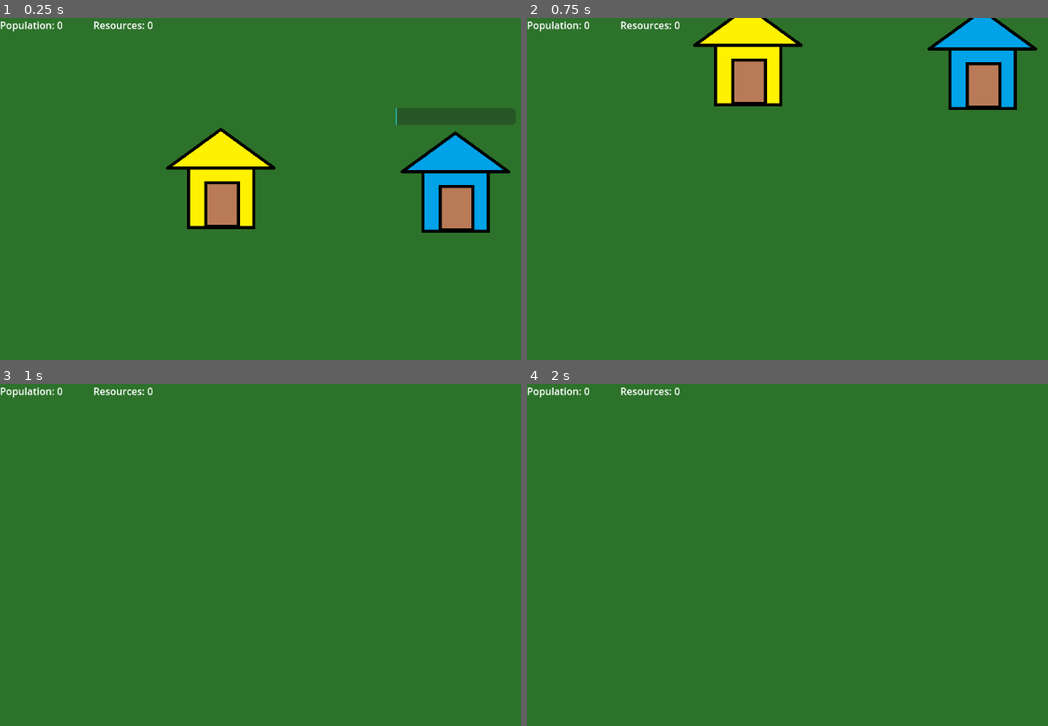
Above: before the commit, frames 1-4 (two rows, left to right).
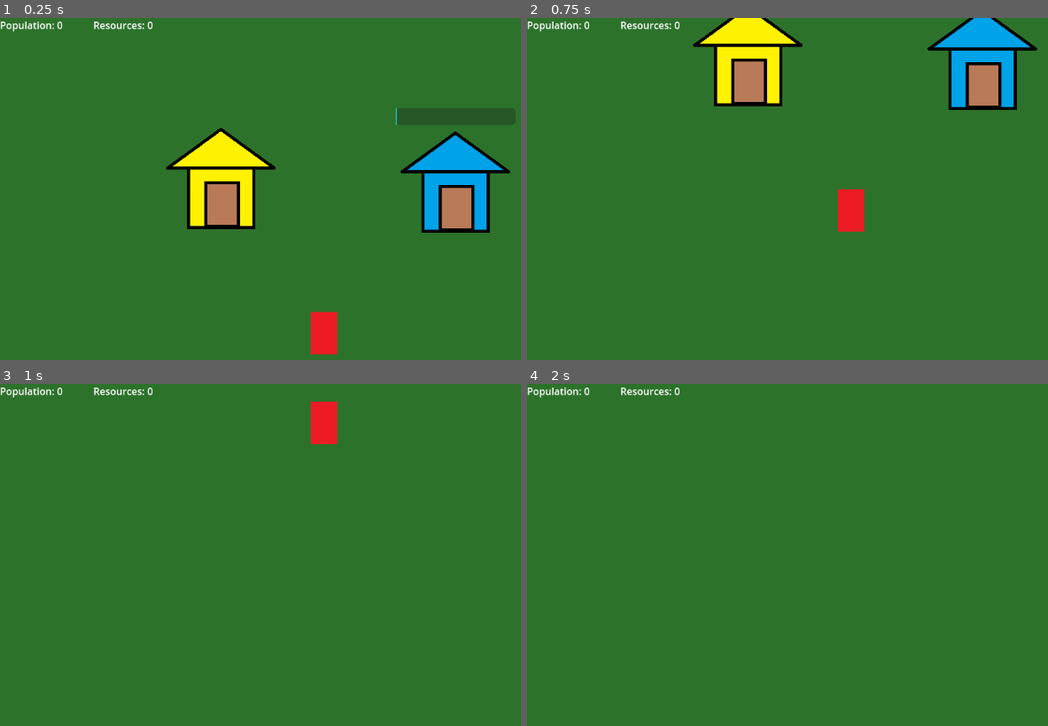
Above: after the commit, the same moments.

Repository: slowingwand28/Godot-Projects
Game: Godot game, scene res://World/world.tscn
Two runs of this game, one before a commit and one after it. Both use one fixed random seed, a clock stepped at 60 frames per second and the inputs below. The project has no main scene, so this scene is started directly.
Inputs (mouse positions are in pixels of both pictures, inside the frame that each line leads up to):
- Up to frame 1 (0.25 s): no input
- Up to frame 2 (0.75 s): tap Enter at 0.5 s; move the mouse to (745, 199) at 0.52 s; hold S (Camera Down) from 0.53 s (still down)
- Up to frame 3 (1 s): keep holding S (Camera Down)
- Up to frame 4 (2 s): move the mouse to (740, 602) at 1.27 s; release S (Camera Down) at 1.28 s; tap A (Camera Left) at 1.35 s

The runs differ from the first frame. In frame 1, 0.7% of the frame differs, in the area x 59-65%, y 85-99%; in frame 2, 0.7%; in frame 3, 0.7%; in frame 4, nothing differs.

Commit message:
some work on combat system

Diff:
--- a/rts-game/Faction1/Units/Test Enemy Unit/enemy_unit.gd
+++ b/rts-game/Faction1/Units/Test Enemy Unit/enemy_unit.gd
@@ -3,5 +3,5 @@
 var health = 5
 
 func _process(delta: float) -> void:
-	if health >= 0:
+	if health <= 0:
 		queue_free()
--- a/rts-game/Faction1/Units/Test unit/unit.gd
+++ b/rts-game/Faction1/Units/Test unit/unit.gd
@@ -7,10 +7,19 @@
 var follow_cursor = false
 var mouseEntered = false
 var health = 5
+var enemy_in_range = false
+var enemies = []
 
 func _ready() -> void:
 	set_selected(selected)
 	Game.friendly_pop += 1
+
+func _process(delta: float) -> void:
+	if len(enemies) > 0:
+		pass
+
+	if health <= 0:
+		queue_free()
 
 func set_selected(value):
 	selected = value
@@ -46,7 +55,12 @@
 	mouseEntered = false
 
 func _on_hitbox_body_entered(body: Node2D) -> void:
-	pass
+	if body.is_in_group("Enemy Units"):
+		enemies.append(body)
 
 func _on_hitbox_body_exited(body: Node2D) -> void:
-	pass # Replace with function body.
+	if body.is_in_group("Enemy Units"):
+		enemies.erase(body)
+
+func fighting():
+	pass
